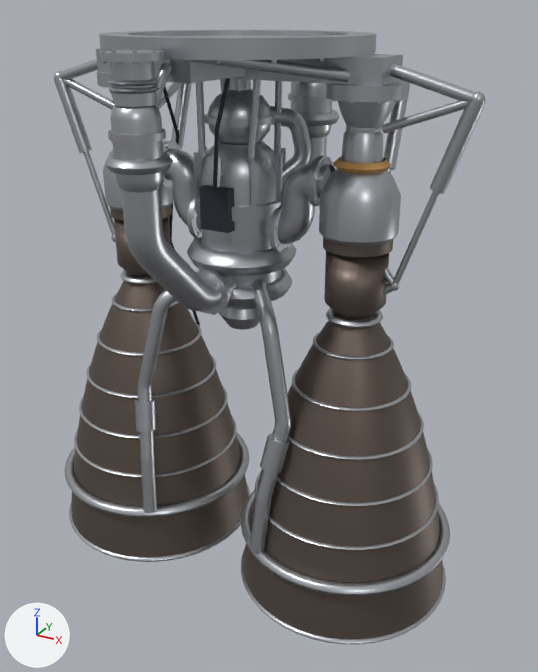
The FBX model assets/blender/export/fbx/eng_kerolox_staged_combustion.fbx as it was, and as the next commit left it.
Both versions are drawn from a 50 mm camera at (2.42, -4.04, 3.73) aimed at (0.17, 0.05, 1.68). Arrows for +X, +Y and +Z are at lower left; the lights stay in place. The picture after the commit comes second. Objects named as collision shapes, trigger or cutter boxes, shadow casters or lower levels of detail are left out. Where no turn or scale is listed for an object, it has been applied to the vertices. Vertices at exactly the same position are counted once.

In view in the first picture: 'eng_kerolox_staged_combustion_LOD0'.
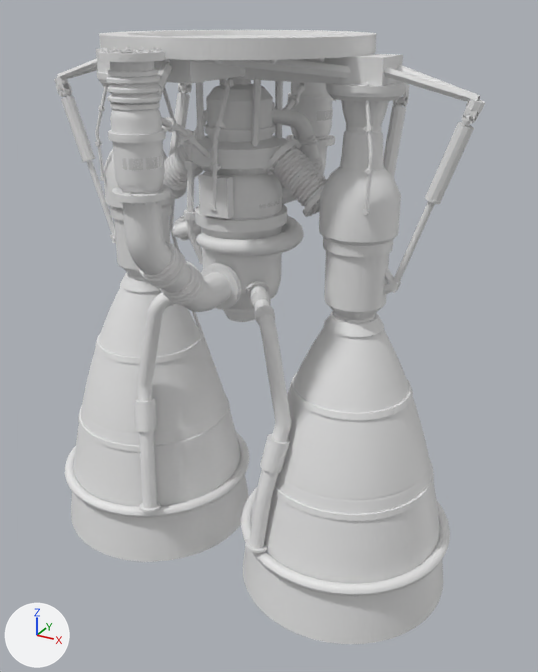
Changed parts and their boxes [x1, y1, x2, y2] in the pictures (538 x 672 px; the box of a moved part takes in the faces that stretch with it):
'eng_kerolox_staged_combustion_LOD0', surface changed, reshaped (lighter): before [54, 30, 486, 644]; after [54, 30, 485, 644]
part 1 of me_eng_kerolox_staged_combustion_lod0, moved or reshaped (not visible afterwards): before [275, 153, 283, 202]
part 2 of me_eng_kerolox_staged_combustion_lod0, moved or reshaped (not visible afterwards): before [249, 158, 255, 207]
part 3 of me_eng_kerolox_staged_combustion_lod0, moved or reshaped (not visible afterwards): before [280, 148, 286, 166]
part 4 of me_eng_kerolox_staged_combustion_lod0, moved or reshaped (not visible afterwards): before [217, 157, 221, 188]
part 5 of me_eng_kerolox_staged_combustion_lod0, moved or reshaped (not visible afterwards): before [199, 185, 235, 233]
part 6 of me_eng_kerolox_staged_combustion_lod0, rebuilt (9% taller): before [292, 368, 411, 411]; after [289, 373, 413, 420]
part 7 of me_eng_kerolox_staged_combustion_lod0, rebuilt (23% taller): before [326, 308, 383, 329]; after [324, 311, 384, 337]
part 8 of me_eng_kerolox_staged_combustion_lod0, deleted: before [62, 47, 468, 644]
part 9 of me_eng_kerolox_staged_combustion_lod0, reshaped: before [54, 47, 486, 596]; after [54, 47, 485, 596]
part 10 of me_eng_kerolox_staged_combustion_lod0, surface changed (lighter): before [71, 72, 443, 644]; after [71, 72, 485, 644]
part 11 of me_eng_kerolox_staged_combustion_lod0, recoloured: [108, 95, 333, 143] in both
part 12 of me_eng_kerolox_staged_combustion_lod0, recoloured: [97, 72, 406, 192] in both

What changed in the scene script:
```text
Change mat_engine_metal:
    remove # nodes: BsdfPrincipled, OutputMaterial
    remove # colours: light grey #bcbfc4
    nodes: BsdfPrincipled, Mapping, NormalMap, OutputMaterial, TexImage, UVMap
    uses the picture img_engine_metal_normal_png
Change mat_nozzle_hot:
    remove # nodes: BsdfPrincipled, OutputMaterial
    remove # colours: brown #73675f
    nodes: BsdfPrincipled, Mapping, NormalMap, OutputMaterial, TexImage, UVMap
    uses the picture img_nozzle_hot_normal_png
Change mat_detail_dark:
    remove # nodes: BsdfPrincipled, OutputMaterial
    remove # colours: dark blue #293038
    nodes: BsdfPrincipled, Mapping, NormalMap, OutputMaterial, TexImage, UVMap
    uses the picture img_detail_dark_normal_png
Add mat_decal:
    mat_decal = bpy.data.materials.new('decal')
    # uses the picture img_mf_decals_01_albedo_png
    # uses the picture img_mf_decals_01_normal_png
Add mat_engine_metal_satin:
    mat_engine_metal_satin = bpy.data.materials.new('engine_metal_satin')
    # uses the picture img_engine_metal_satin_normal_png
Add mat_nozzle_inner:
    mat_nozzle_inner = bpy.data.materials.new('nozzle_inner')
    # uses the picture img_nozzle_inner_normal_png
Add mat_trim:
    mat_trim = bpy.data.materials.new('trim')
    mat_trim.use_nodes = True; mat_trim.node_tree.nodes.clear()
    _N = mat_trim.node_tree.nodes; _L = mat_trim.node_tree.links
    n0 = _N.new('ShaderNodeBsdfPrincipled'); n0.name = 'Principled BSDF'
    n1 = _N.new('ShaderNodeOutputMaterial'); n1.name = 'Material Output'
    n2 = _N.new('ShaderNodeTexImage'); n2.name = 'Image Texture'
    n2.image = img_mf_trim_01_normal_png
    n3 = _N.new('ShaderNodeNormalMap'); n3.name = 'Normal Map'
    _L.new(n2.outputs[0], n3.inputs[1])  # 'Color' to 'Color'
    _L.new(n3.outputs[0], n0.inputs[5])  # 'Normal' to 'Normal'
    _L.new(n0.outputs[0], n1.inputs[0])  # 'BSDF' to 'Surface'
Change me_eng_kerolox_staged_combustion_lod0:
    remove me_eng_kerolox_staged_combustion_lod0.from_pydata(...)  # 14105 vertices, 13832 faces; spans x -1.55..1.55, y -1.17..1.2, z 0.0..3.6
    add me_eng_kerolox_staged_combustion_lod0.from_pydata(...)  # 33417 vertices, 25923 faces; spans x -1.54..1.54, y -1.16..1.19, z 0.0..3.6
    me_eng_kerolox_staged_combustion_lod0 part 1: the loose piece of 8 vertices spanning x 0.25..0.29, y -0.01..0.01, z 2.61..2.93 is scaled about its middle by (0.938, 0.5, 0.119), then moved by (0.69, 0.06, 0.53), in mat_engine_metal_satin
    me_eng_kerolox_staged_combustion_lod0 part 2: the loose piece of 8 vertices spanning x 0.17..0.21, y -0.21..-0.17, z 2.61..2.93 is scaled about its middle by (-0.581, -1.12, 0.119), then moved by (0.56, 0.34, 0.53), in mat_engine_metal_satin
    me_eng_kerolox_staged_combustion_lod0 part 3: the loose piece of 8 vertices spanning x 0.17..0.21, y 0.17..0.21, z 2.61..2.93 is scaled about its middle by (-1.12, -0.581, 0.119), then moved by (0.47, -0.25, 0.53), in mat_engine_metal_satin
    me_eng_kerolox_staged_combustion_lod0 part 4: the loose piece of 8 vertices spanning x -0.01..0.01, y -0.29..-0.25, z 2.61..2.93 is scaled about its middle by (0.5, 0.938, 0.119), then moved by (0.75, 0.12, 0.53), in mat_engine_metal_satin
    me_eng_kerolox_staged_combustion_lod0 part 5: the loose piece of 8 vertices spanning x -0.1..0.1, y -0.32..-0.25, z 2.49..2.75 is turned -22.5 degrees about the z axis through its middle and scaled by 0.17, then moved by (0.96, 0.22, 0.68), in mat_engine_metal_satin
    me_eng_kerolox_staged_combustion_lod0 part 6: the loose piece of 176 vertices spanning x 0.43..1.19, y -0.38..0.38, z 1.51..1.53 is rebuilt with 176 vertices and now spans x 0.41..1.21, y -0.4..0.4, z 1.46..1.5, in mat_nozzle_hot
    me_eng_kerolox_staged_combustion_lod0 part 7: the loose piece of 168 vertices spanning x 0.63..0.99, y -0.18..0.18, z 1.96..2.0 is rebuilt with 128 vertices and now spans x 0.62..1.0, y -0.19..0.19, z 1.91..1.99
    me_eng_kerolox_staged_combustion_lod0 part 8: 59 loose pieces with 2620 vertices, spanning x -1.55..1.55, y -1.17..1.2, z 0.01..3.56, are deleted
    me_eng_kerolox_staged_combustion_lod0 part 9: 108 vertices moved within x -1.48..1.48, y -1.1..1.12, z 0.39..3.56; 4472 vertices removed from x -1.53..1.53, y -1.15..1.18, z 0.38..3.56; 26444 vertices added at x -1.54..1.54, y -1.16..1.19, z 0.38..3.56
    me_eng_kerolox_staged_combustion_lod0 part 10: 2928 kept faces spanning x -1.54..1.54, y -1.14..1.17, z 0.0..3.36 get new texture (UV) coordinates
    me_eng_kerolox_staged_combustion_lod0 part 11: 36 faces spanning x -0.17..0.17, y -1.14..1.17, z 3.14..3.17 switch from mat_engine_metal (light grey #bcbfc4) to mat_trim
    me_eng_kerolox_staged_combustion_lod0 part 12: 202 faces spanning x -1.03..1.03, y -1.12..1.15, z 2.86..3.36 switch from mat_engine_metal (light grey #bcbfc4) to mat_engine_metal_satin
    other edits to the shape of me_eng_kerolox_staged_combustion_lod0 do not show in these pictures
    remove me_eng_kerolox_staged_combustion_lod0.materials.append(mat_thermal)  # orange #cb9b5d
    add me_eng_kerolox_staged_combustion_lod0.materials.append(mat_decal)
    add me_eng_kerolox_staged_combustion_lod0.materials.append(mat_nozzle_inner)
```
